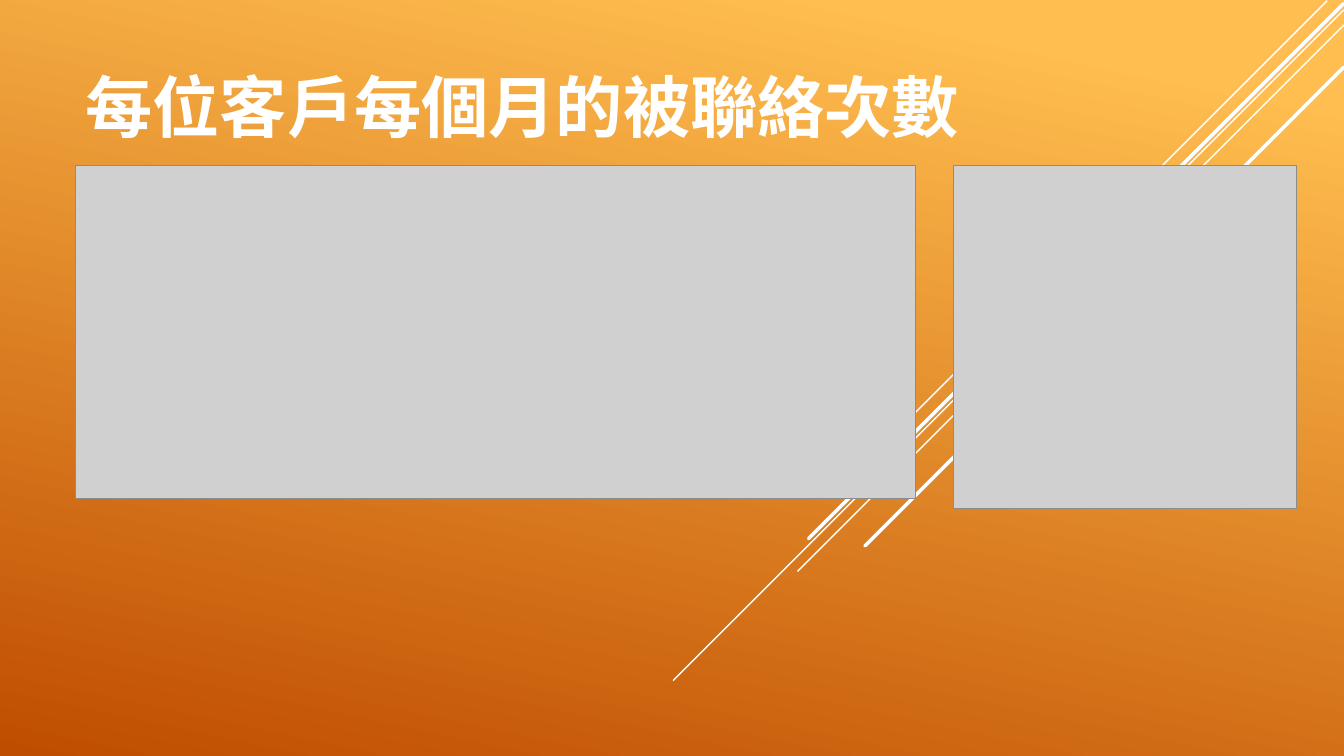
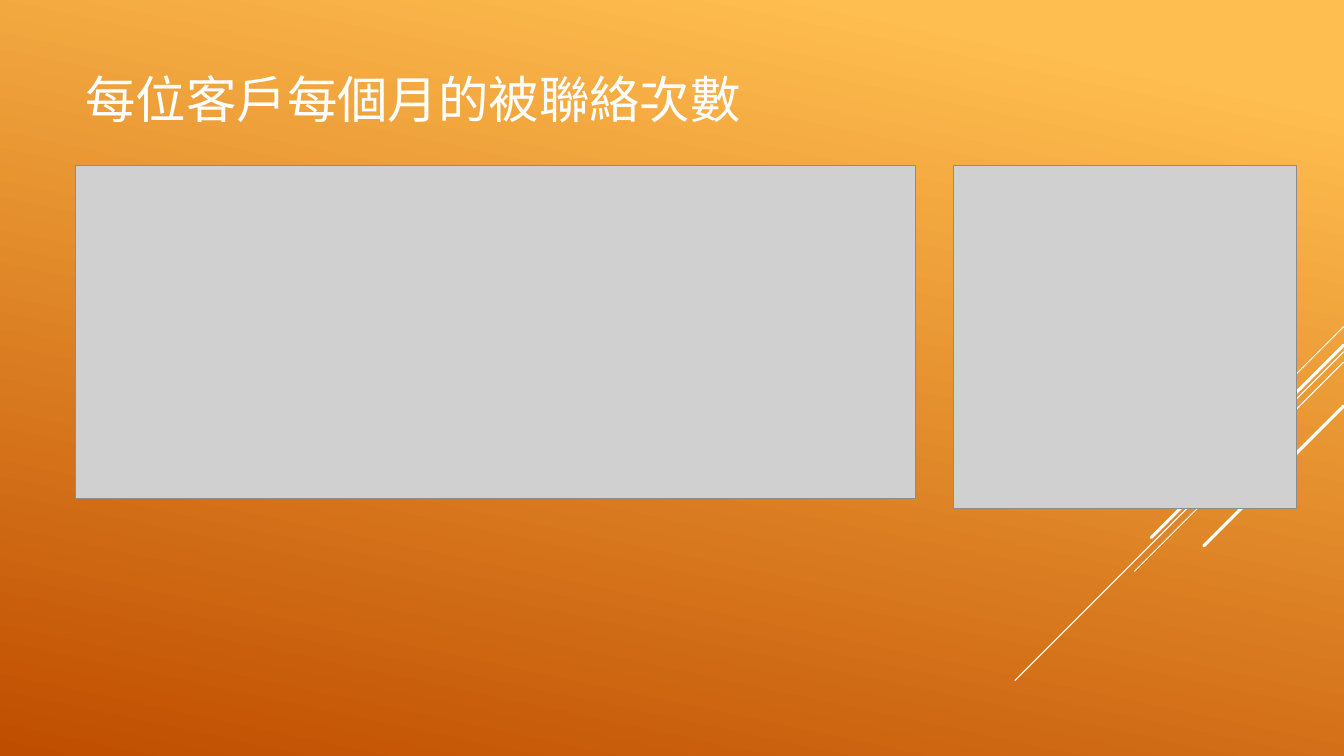
Before and after one commit to EvaXunHsu/Fintech-Course, a slide deck: slide 9 of Final/金融科技-文字探勘與機器學習.pptx (slide 11 before the commit). Drawn at 1344x756 pixels with LibreOffice and Linux fonts; fonts in the diff are those of the drawing; grey boxes stand for pictures. Boxes give left, top, right and bottom in pixels: in the first picture for what was removed or moved away, otherwise in the second. Text is boxed around its words. In the diff, an @@ line names an element or a change of style, - is before the commit and + after.

```diff
--- a/Final/金融科技-文字探勘與機器學習.pptx
+++ b/Final/金融科技-文字探勘與機器學習.pptx
@@ line removed from (1344, 10) to (674, 681) @@
@@ line removed from (1344, 25) to (798, 572) @@
@@ line removed from (1344, 4) to (809, 538) @@
@@ line removed from (1327, 1) to (907, 421) @@
@@ title "每位客戶每個月的被聯絡次數" at [86, 75, 741, 122]: size 48 to 36 pt, bold off; vertical alignment bottom to middle @@
@@ line removed from (1344, 68) to (865, 546) @@
@@ group added at [1015, 327, 1344, 681]: 5 lines @@
```
Also in this commit, not shown: 15 other slides changed, 3 slides added, 3 slides removed, 24 other files.
